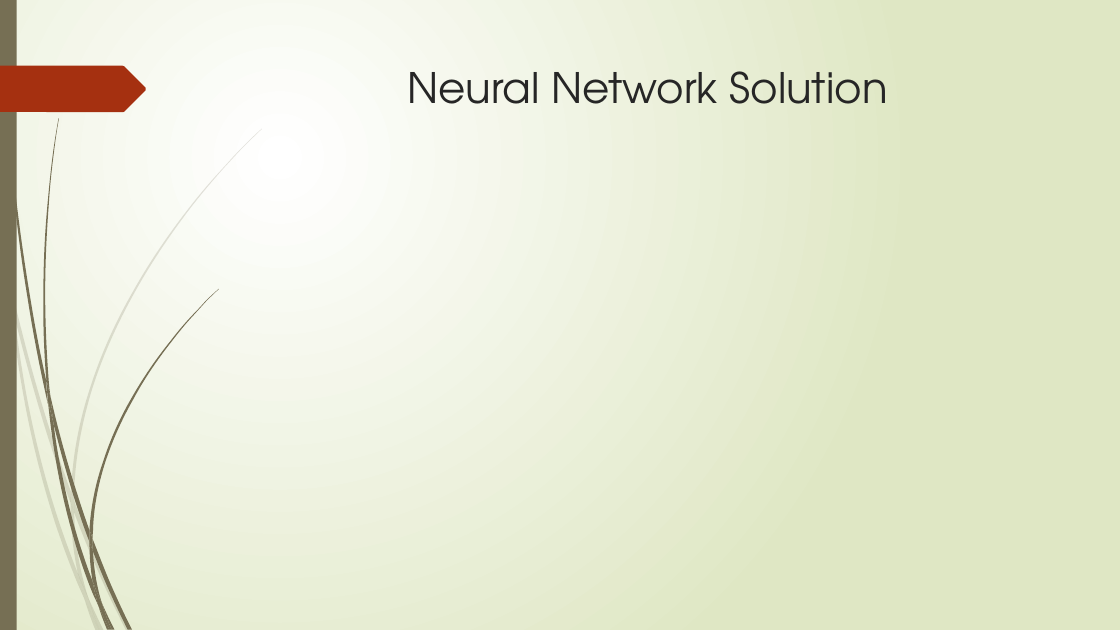
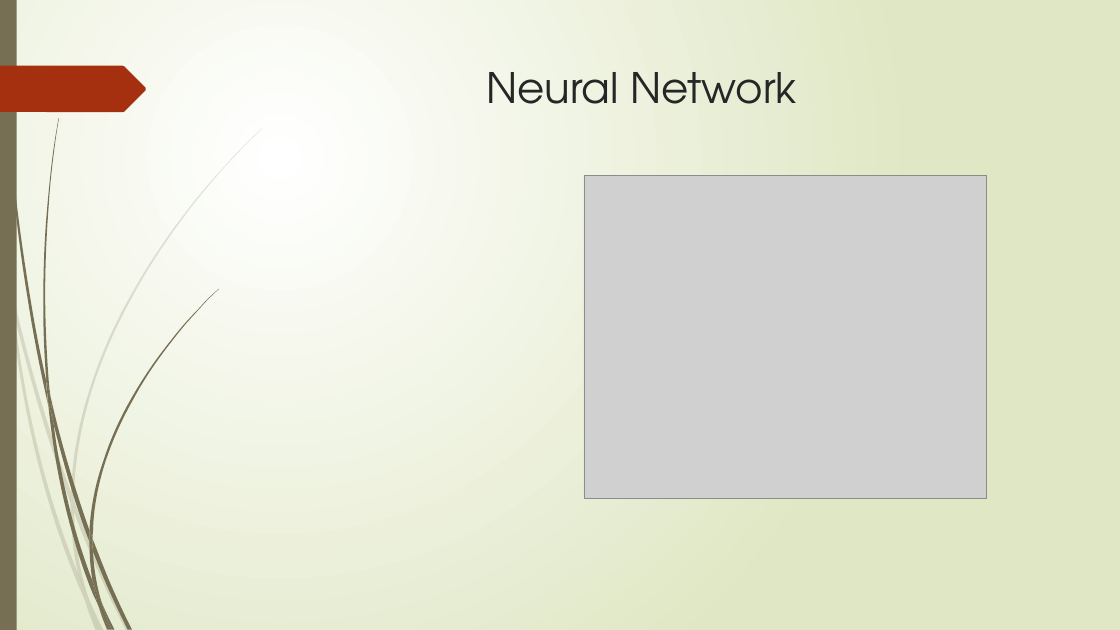
Before and after one commit to lx2054807/handwriting-number-recognition-, a slide deck: slide 5 of Handwriting Number Recognition 1.0.pptx (slide 6 before the commit). Drawn at 1120x630 pixels with LibreOffice and Linux fonts; fonts in the diff are those of the drawing; grey boxes stand for pictures. Boxes give left, top, right and bottom in pixels: in the first picture for what was removed or moved away, otherwise in the second. Text is boxed around its words. In the diff, an @@ line names an element or a change of style, - is before the commit and + after.

```diff
--- a/Handwriting Number Recognition 1.0.pptx
+++ b/Handwriting Number Recognition 1.0.pptx
@@ title at [486,72,797,104]: text changed @@
-Neural Network Solution
+Neural Network
@@ picture added at [584,175,986,499] @@
```
Also in this commit, not shown: 1 other slide changed, 1 slide added, 1 slide removed, 2 other files.
